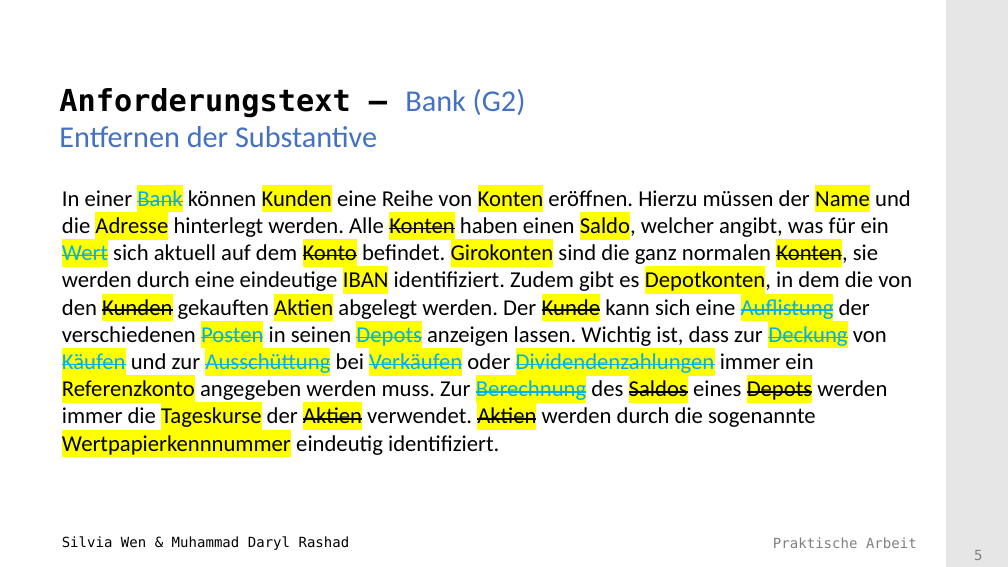
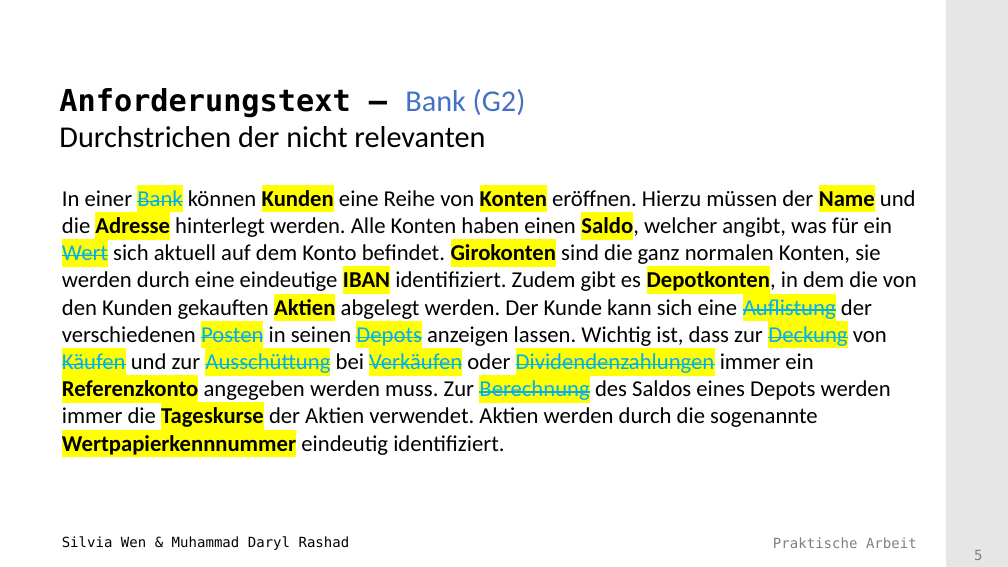
Before and after one commit to Mufasaxi/SimpleBank, a slide deck: slide 5 of Vorlage_Praesentation_2022_Subgroup_2_4_OOA.pptx. Drawn at 1008x567 pixels with LibreOffice and Linux fonts; fonts in the diff are those of the drawing; background and template pictures are left out. Boxes give left, top, right and bottom in pixels: in the first picture for what was removed or moved away, otherwise in the second. Text is boxed around its words. In the diff, an @@ line names an element or a change of style, - is before the commit and + after.

Commit message:
cleaned up anforderungstext and user stories

```diff
--- a/Vorlage_Praesentation_2022_Subgroup_2_4_OOA.pptx
+++ b/Vorlage_Praesentation_2022_Subgroup_2_4_OOA.pptx
@@ title at <box>59,88,526,148</box>: text changed; text colour #4471C4 to #000000 @@
-Anforderungstext – Bank (G2)
-Entfernen der Substantive
+Anforderungstext – Bank (G2)
+Durchstrichen der nicht relevanten
@@ text "In einer Bank können Kunden ..." at <box>62,190,917,458</box>: highlight #FFFF00 to none, strikethrough off in "Konten Konto Konten, Kunden Kunde Saldos Depots ..."; bold on in "Kunden Konten Name Adresse Saldo, Girokonten IBAN ..." @@
```
Also in this commit, not shown: 9 other slides changed, 1 slide added.
